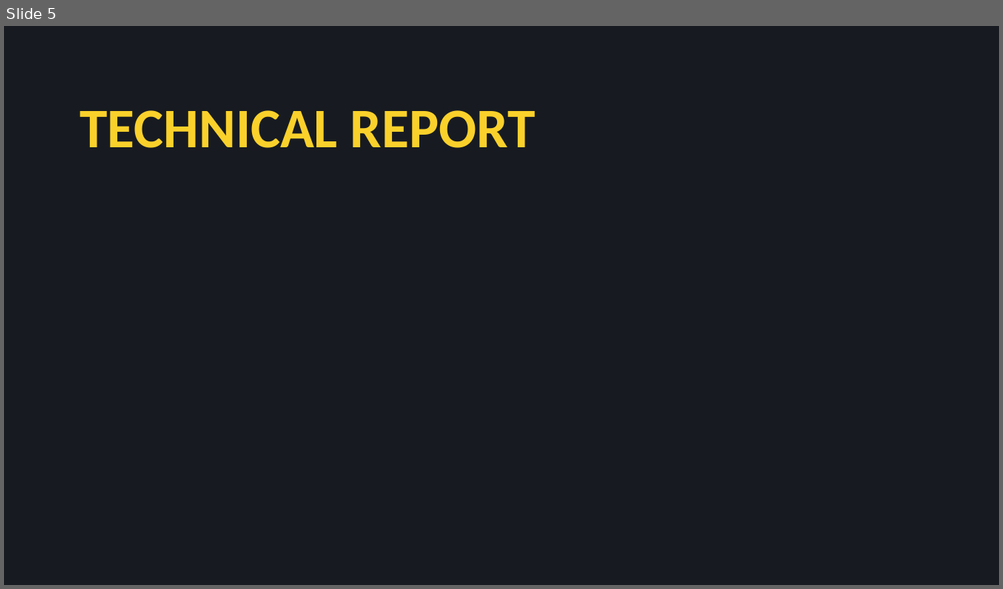
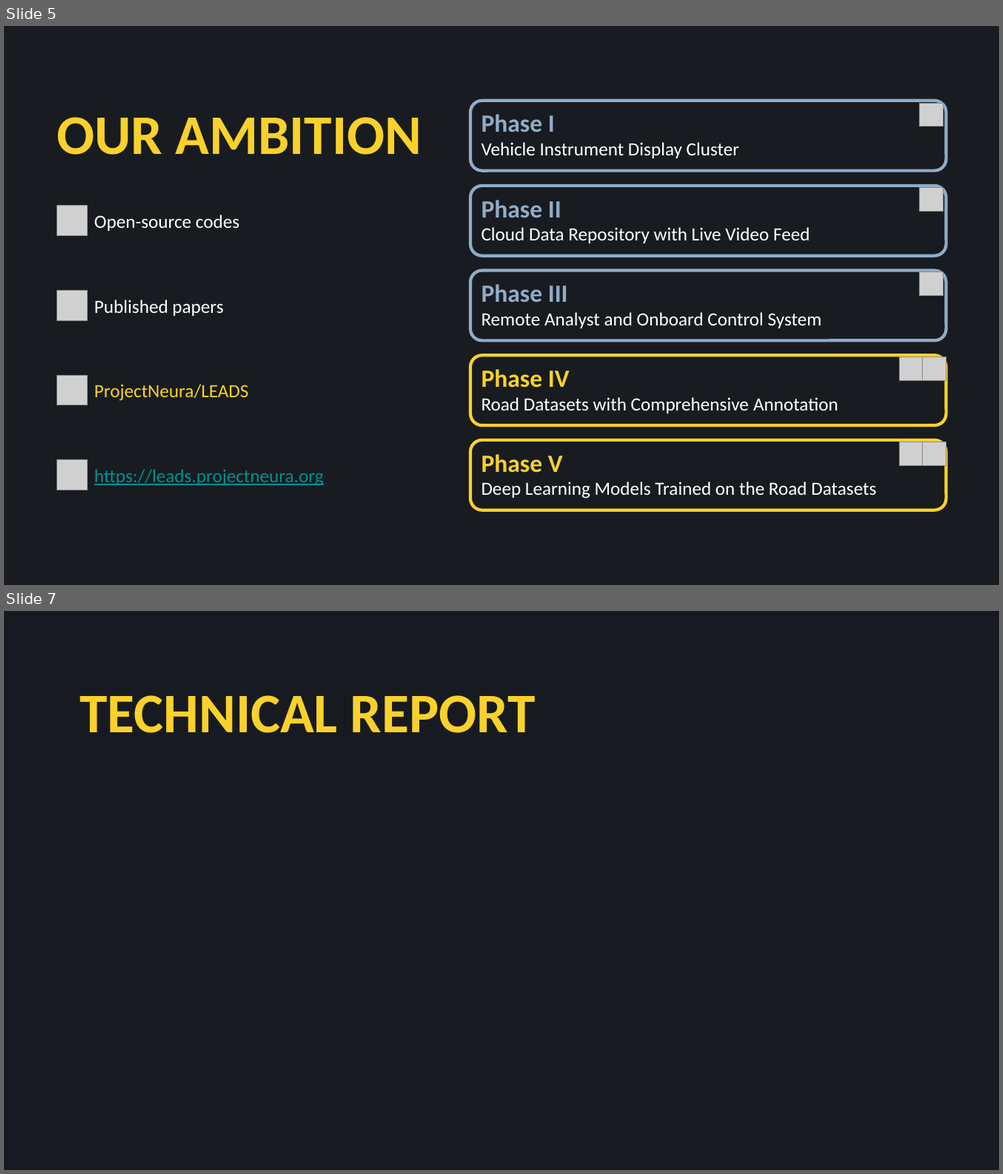
Before and after one commit to ProjectNeura/LEADS, a slide deck: docs/LEADS.pptx. Shown one above the other, each under a label of ours: slide 5 before the commit, slides 5 and 7 after it; the slides between them are not shown. The pictures are 1003x589 and 1003x1174 pixels, drawn with LibreOffice and Linux fonts; fonts in the diff are those of the drawing; grey boxes stand for pictures. Boxes give left, top, right and bottom in pixels: in the first picture for what was removed or moved away, otherwise in the second. Text is boxed around its words. In the diff, an @@ line names an element or a change of style, - is before the commit and + after.

```diff
--- a/docs/LEADS.pptx
+++ b/docs/LEADS.pptx
@@ slide 5 added at (4,26,999,585), background #181C20 @@
@@ rounded rectangle added at (470,101,946,171), outline #90ACC7 3 pt, 18 pt, text #FFFFFF @@
+Phase I
+Vehicle Instrument Display Cluster
@@ picture added at (919,103,942,126) @@
@@ title added at (57,117,421,155), 54 pt, text #FAD12B, bold @@
+OUR AMBITION
@@ rounded rectangle added at (470,186,946,256), outline #90ACC7 3 pt, 18 pt, text #FFFFFF @@
+Phase II
+Cloud Data Repository with Live Video Feed
@@ picture added at (919,188,942,211) @@
@@ picture added at (57,206,87,235) @@
@@ text added at (94,215,239,231), 18 pt, text #FFFFFF @@
+Open-source codes
@@ picture added at (57,291,87,321) @@
@@ rounded rectangle added at (470,271,946,340), outline #90ACC7 3 pt, 18 pt, text #FFFFFF @@
+Phase III
+Remote Analyst and Onboard Control System
@@ picture added at (919,272,942,295) @@
@@ text added at (94,300,223,316), 18 pt, text #FFFFFF @@
+Published papers
@@ rounded rectangle added at (470,356,946,426), outline #FAD12B 3 pt, 18 pt, text #FFFFFF @@
+Phase IV
+Road Datasets with Comprehensive Annotation
@@ picture added at (899,358,922,380) @@
@@ picture added at (922,358,945,380) @@
@@ picture added at (57,376,87,406) @@
@@ text added at (94,384,249,401), 18 pt, text #FAD12B @@
+ProjectNeura/LEADS
@@ rounded rectangle added at (470,440,946,510), outline #FAD12B 3 pt, 18 pt, text #FFFFFF @@
+Phase V
+Deep Learning Models Trained on the Road Datasets
@@ picture added at (899,443,922,466) @@
@@ picture added at (922,443,945,466) @@
@@ picture added at (57,460,87,490) @@
@@ text added at (94,469,324,486), 18 pt, text #009192, underline @@
+https://leads.projectneura.org
@@ what was slide 5 is now slide 7 @@
```
Also in this commit, not shown: 4 slides changed, 1 other slide added.
